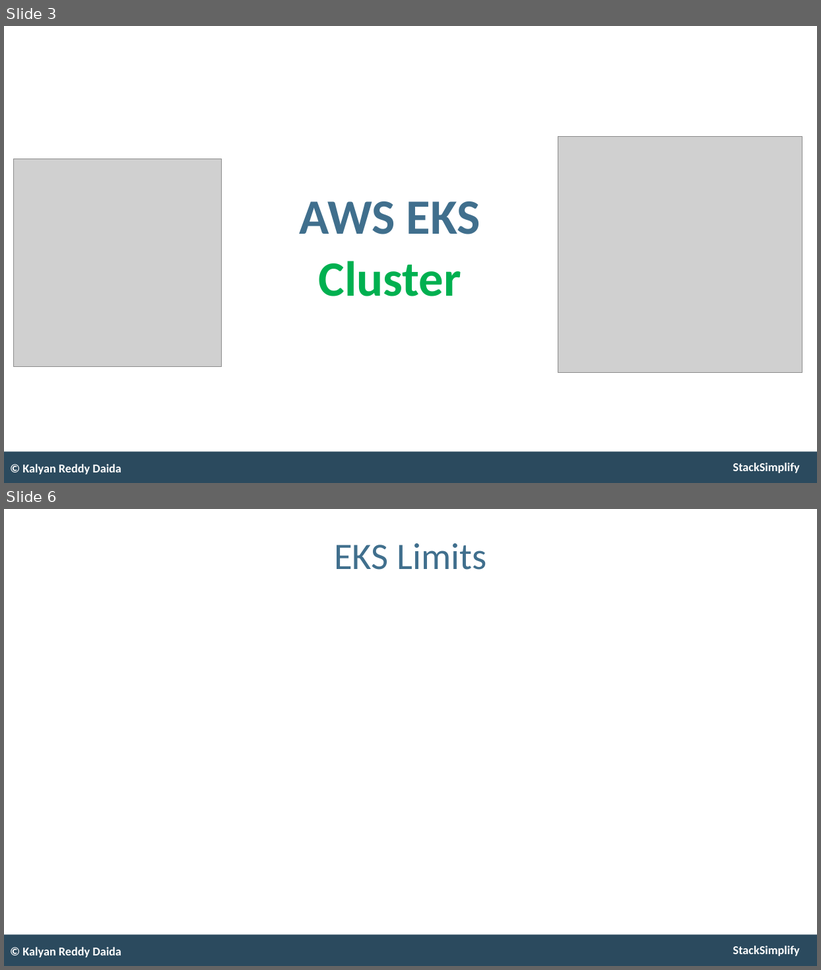
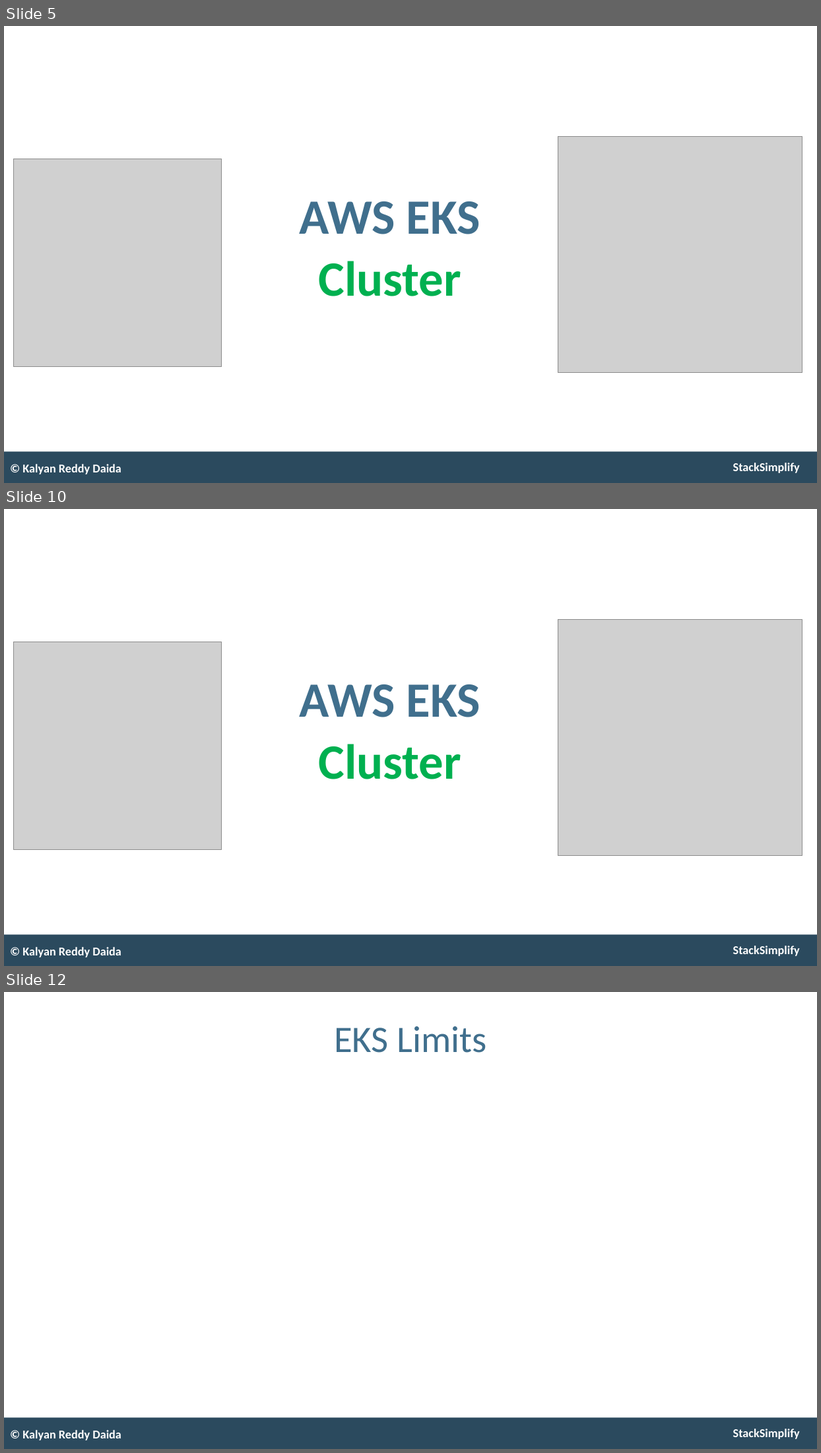
Before and after one commit to stacksimplify/aws-eks-kubernetes-masterclass, a slide deck: presentation/AWS-Fargate-and-EKS-Masterclass.pptx. Shown one above the other, each under a label of ours: slides 3 and 6 before the commit, slides 5, 10 and 12 after it; the slides between them are not shown. The pictures are 821x970 and 821x1453 pixels, drawn with LibreOffice and Linux fonts; fonts in the diff are those of the drawing; grey boxes stand for pictures. Boxes give left, top, right and bottom in pixels: in the first picture for what was removed or moved away, otherwise in the second. Text is boxed around its words. In the diff, an @@ line names an element or a change of style, - is before the commit and + after.

```diff
--- a/presentation/AWS-Fargate-and-EKS-Masterclass.pptx
+++ b/presentation/AWS-Fargate-and-EKS-Masterclass.pptx
@@ slide 10 added at bbox=[4, 509, 817, 966], background #FFFFFF; not listed: 2 template elements that a slide beside it also shows @@
@@ picture added at bbox=[558, 619, 802, 856] @@
@@ picture added at bbox=[14, 642, 222, 850] @@
@@ text added at bbox=[300, 685, 481, 780], 70 pt, text #00B050, bold @@
+AWS EKS
+Cluster
@@ text added at bbox=[22, 947, 121, 958], 17 pt, text #FFFFFF, bold @@
+© Kalyan Reddy Daida
@@ what was slide 3 is now slide 5 @@
@@ what was slide 6 is now slide 12 @@
```
Also in this commit, not shown: 3 slides changed, 4 other slides added, 2 other files.
